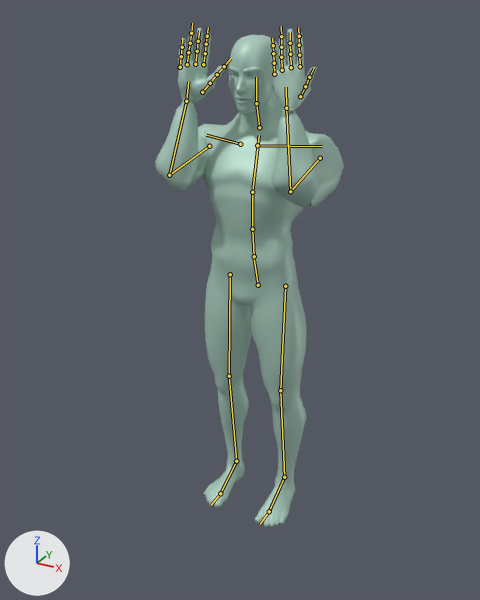
What one commit did to the glTF model web/public/pull-up.glb.
Both versions are drawn from a camera (50 mm lens) standing at (1.038, -1.801, 2.211) and looking at (0.031, 0.029, 1.296). Every picture has the same lights, and +X, +Y and +Z are marked at lower left. The first picture is the older version. Both versions are drawn at frame 20 of the action 'Chin-up'; the numbers are the values there. The bones that change, and the others that lie on the model, are drawn over the model as lines.

Names of what the first picture shows: 'Eyebrows', 'Eyes', 'SuperHero_Male'.
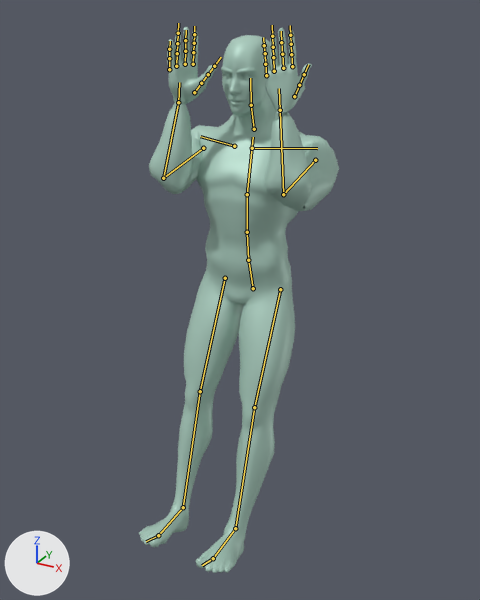
What the commit changed:
Object 'Armature' (bone_rig_object) moves from (0.0, 0.183, 0.324) to (0.0, 0.143, 0.324).
Bone 'hand_l' (bone_hand_l) turns from (-13, 108, -15) to (-36, 107, -37) degrees about its own x, y and z.
Bone 'hand_r' (bone_hand_r) turns from (-19, -108, 14) to (-15, -104, 4) degrees about its own x, y and z.
Bone 'thigh_l' (bone_thigh_l) turns from (-2, 0, 0) to (-26, 0, 0) degrees about its own x, y and z.
Bone 'calf_l' (bone_calf_l) turns from (4, 0, 0) to (2, 0, 0) degrees about its own x, y and z.
Bone 'thigh_r' (bone_thigh_r) turns from (-2, 0, 0) to (-26, 0, 0) degrees about its own x, y and z.
Bone 'calf_r' (bone_calf_r) turns from (4, 0, 0) to (2, 0, 0) degrees about its own x, y and z.

What differs and where, as boxes [x1, y1, x2, y2] in the pictures (480 x 600 px):
'SuperHero_Male', posed (9% taller): before [155, 28, 344, 527]; after [139, 27, 339, 573]
'Eyebrows', posed: before [228, 65, 264, 75]; after [221, 66, 258, 76]
'Eyes', posed: before [231, 73, 257, 77]; after [224, 74, 251, 79]
bone 'hand_l', root to tip: before (286, 108) to (286, 87); after (280, 110) to (279, 88)
bone 'hand_r', root to tip: before (186, 101) to (188, 81); after (178, 102) to (179, 82)
bone 'thigh_l', root to tip: before (285, 286) to (280, 390); after (280, 289) to (254, 407)
bone 'calf_l', root to tip: before (280, 390) to (284, 477); after (254, 407) to (235, 528)
bone 'thigh_r', root to tip: before (230, 274) to (229, 376); after (225, 278) to (200, 391)
bone 'calf_r', root to tip: before (229, 376) to (236, 461); after (200, 391) to (183, 507)
